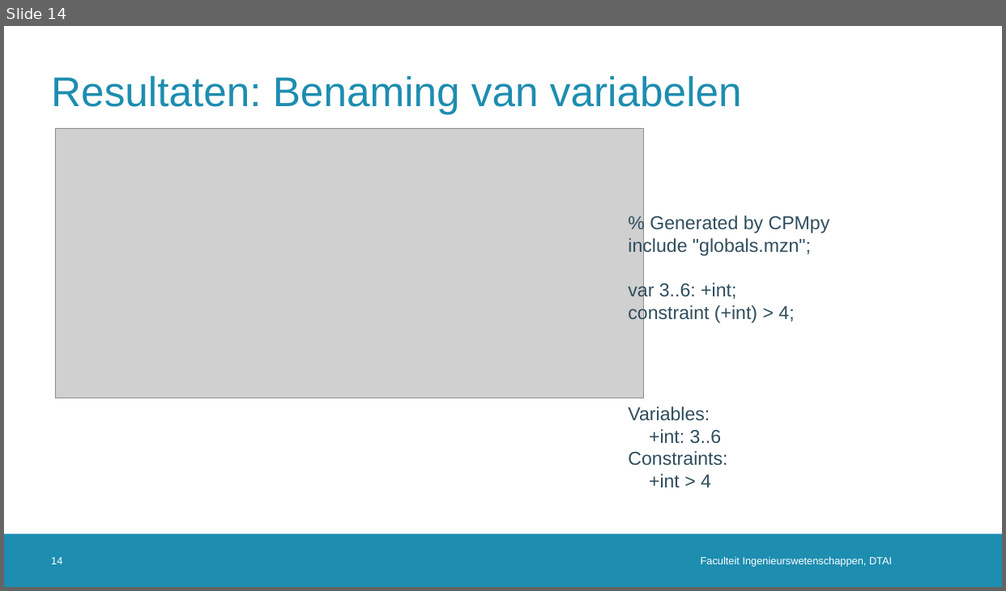
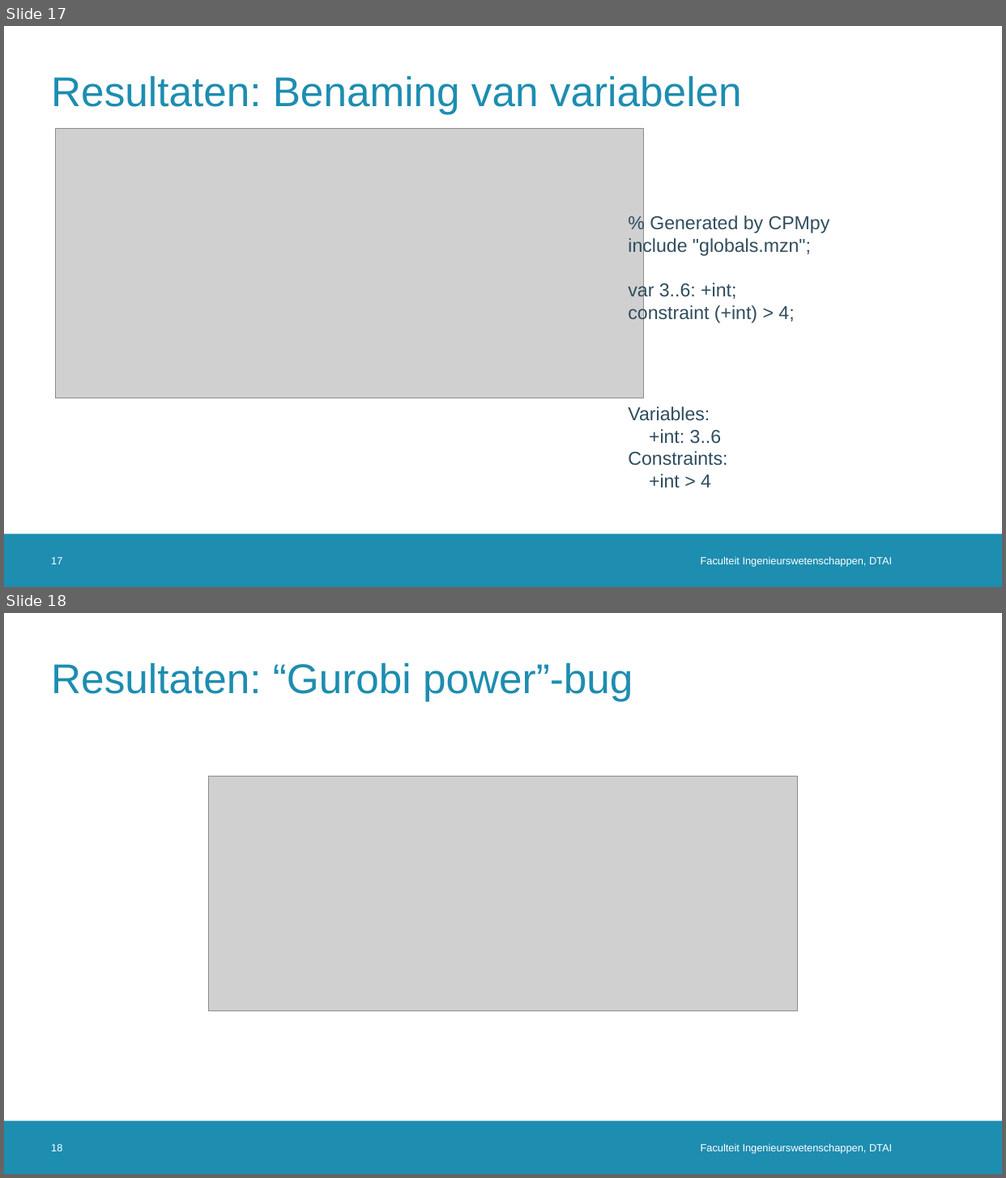
Before and after one commit to rubenkindt/Masterproef-paper-RubenKindt, a slide deck: Milestones/M3 december presentation/M3.pptx. Shown one above the other, each under a label of ours: slide 14 before the commit, slides 17 and 18 after it. The pictures are 1006x591 and 1006x1178 pixels, drawn with LibreOffice and Linux fonts; fonts in the diff are those of the drawing; grey boxes stand for pictures; background and template pictures are left out. Boxes give left, top, right and bottom in pixels: in the first picture for what was removed or moved away, otherwise in the second. Text is boxed around its words. In the diff, an @@ line names an element or a change of style, - is before the commit and + after.

```diff
--- a/Milestones/M3 december presentation/M3.pptx
+++ b/Milestones/M3 december presentation/M3.pptx
@@ slide 18 added at box(4, 613, 1002, 1174), background #FFFFFF; not listed: 1 template element that a slide beside it also shows @@
@@ title added at box(51, 662, 633, 701), 40 pt, text #1D8DB0 @@
+Resultaten: “Gurobi power”-bug
@@ picture added at box(208, 776, 799, 1012) @@
@@ page number added at box(51, 1144, 62, 1152), 10 pt, text #FFFFFF @@
+18
@@ text added at box(701, 1144, 892, 1154), 10 pt, text #FFFFFF @@
+Faculteit Ingenieurswetenschappen, DTAI
@@ what was slide 14 is now slide 17 @@
@@ page number at box(51, 557, 62, 565): text changed @@
-14
+17
```
Also in this commit, not shown: 10 slides changed, 4 other slides added, 16 other files.
